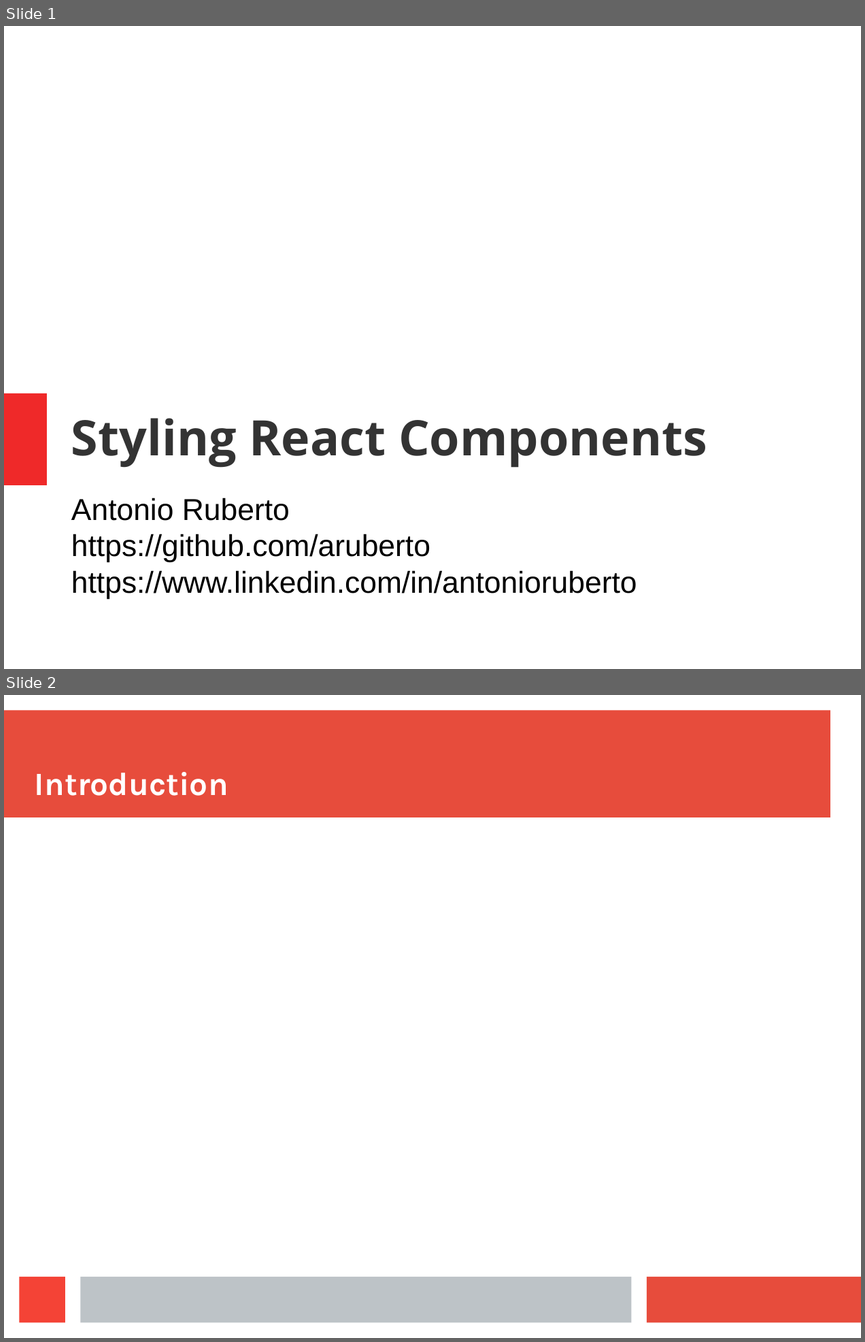
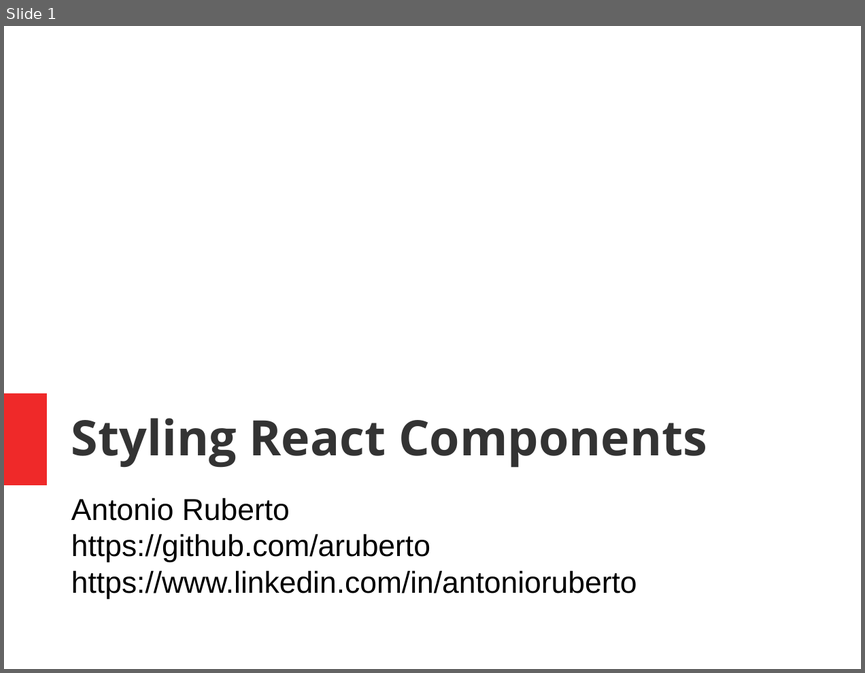
Before and after one commit to aruberto/styling-javascript-components, a slide deck: styling_react_components.odp. Shown one above the other, each under a label of ours: slides 1 and 2 before the commit, slide 1 after it. The pictures are 865x1342 and 865x673 pixels, drawn with LibreOffice and Linux fonts; fonts in the diff are those of the drawing. Boxes give left, top, right and bottom in pixels: in the first picture for what was removed or moved away, otherwise in the second. Text is boxed around its words. In the diff, an @@ line names an element or a change of style, - is before the commit and + after.

```diff
--- a/styling_react_components.odp
+++ b/styling_react_components.odp
@@ slide 2 removed at <box>4,695,861,1338</box>, background #FFFFFF @@
@@ rectangle removed at <box>4,711,830,818</box> @@
@@ title removed at <box>35,772,228,796</box> @@
-Introduction
@@ rectangle removed at <box>20,1276,65,1323</box> @@
@@ rectangle removed at <box>80,1276,632,1323</box> @@
@@ rectangle removed at <box>647,1276,861,1323</box> @@
```
Also in this commit, not shown: 16 slides added.
